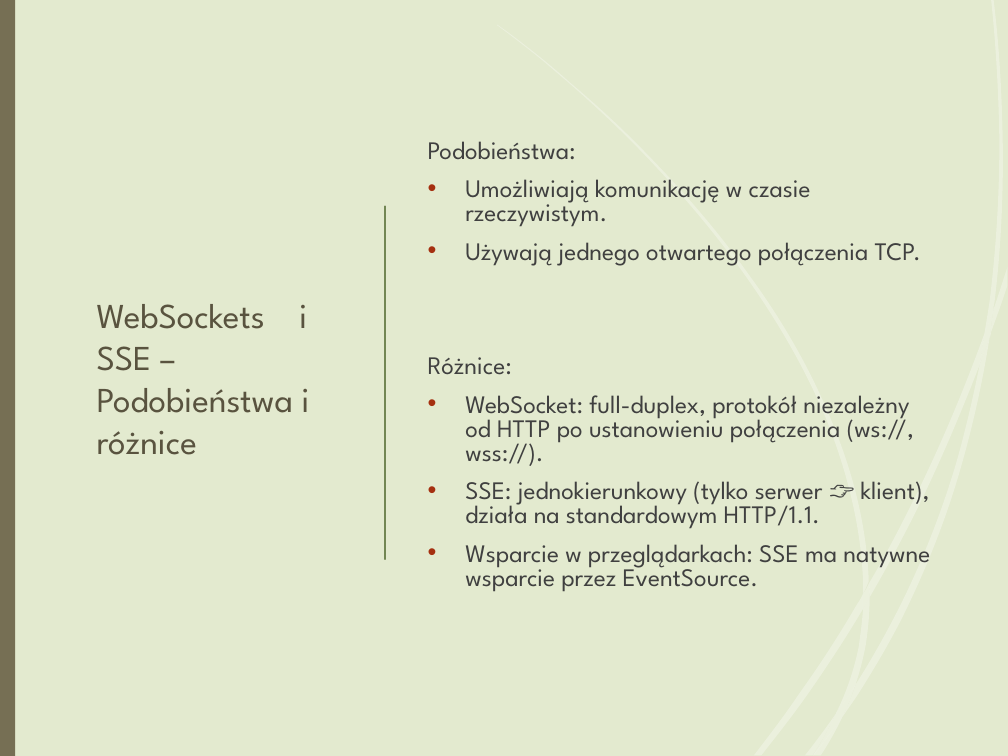
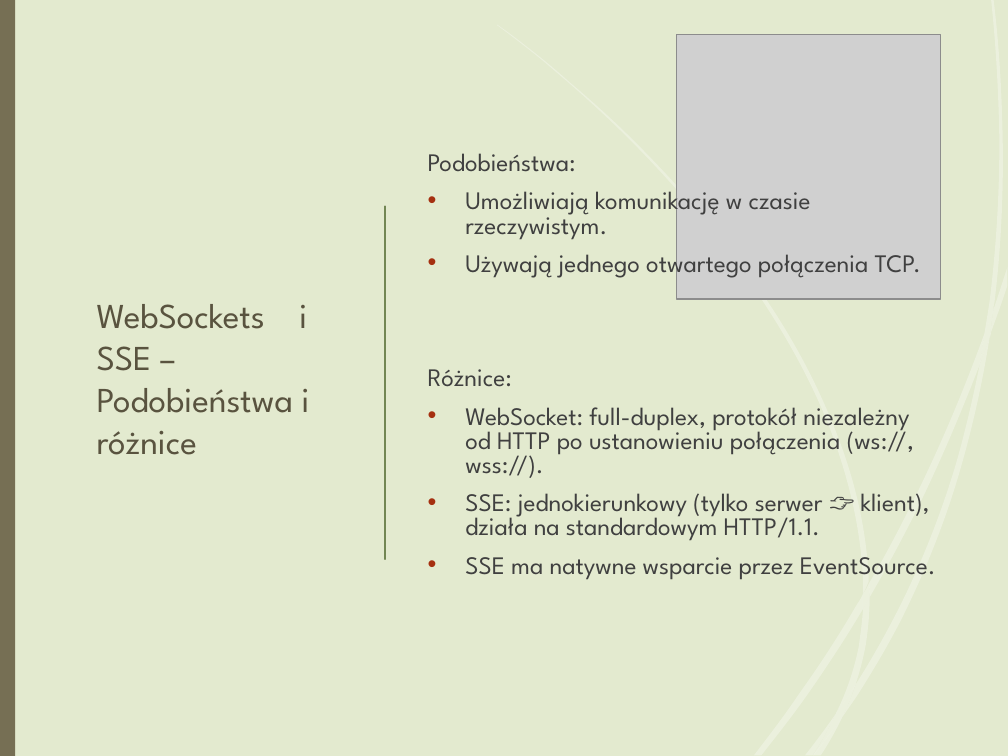
Before and after one commit to ArturLew/PyConPL2025, a slide deck: slide 10 of Nie tylko websocket/Nie tylko WebSocket.pptx. Drawn at 1008x756 pixels with LibreOffice and Linux fonts; fonts in the diff are those of the drawing; grey boxes stand for pictures. Boxes give left, top, right and bottom in pixels: in the first picture for what was removed or moved away, otherwise in the second. Text is boxed around its words. In the diff, an @@ line names an element or a change of style, - is before the commit and + after.

```diff
--- a/Nie tylko websocket/Nie tylko WebSocket.pptx
+++ b/Nie tylko websocket/Nie tylko WebSocket.pptx
@@ picture added at <box>676,35,940,299</box> @@
@@ text at <box>465,557,936,580</box>: text changed @@
-• Wsparcie w przeglądarkach: SSE ma natywne wsparcie przez EventSource.
+• SSE ma natywne wsparcie przez EventSource.
```
Also in this commit, not shown: 22 other slides changed, 1 slide added, 1 slide removed, 19 other files.
